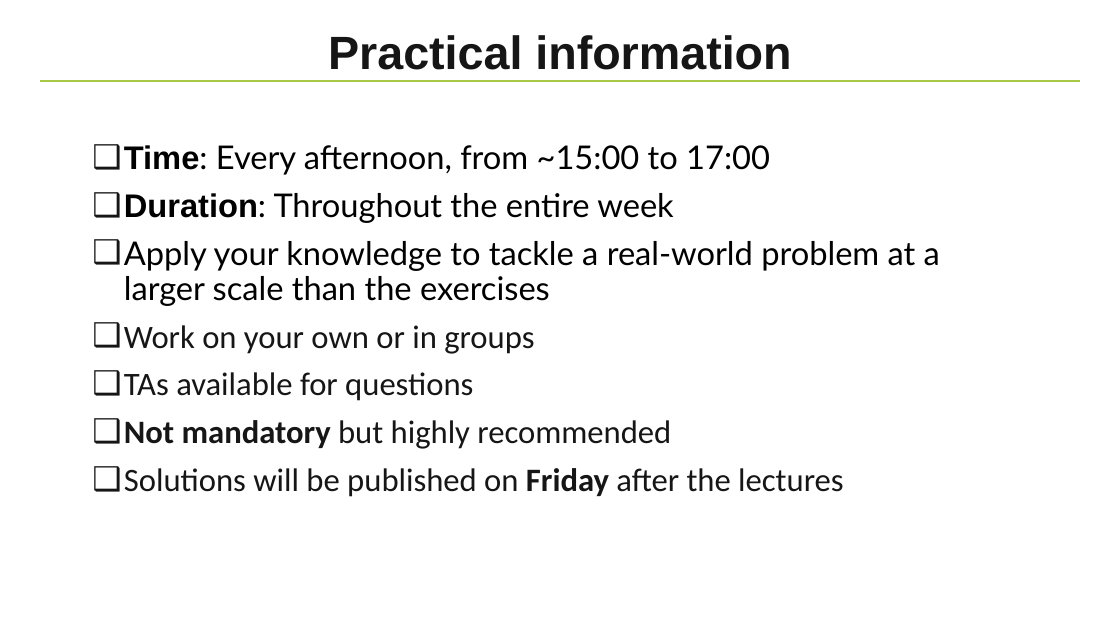
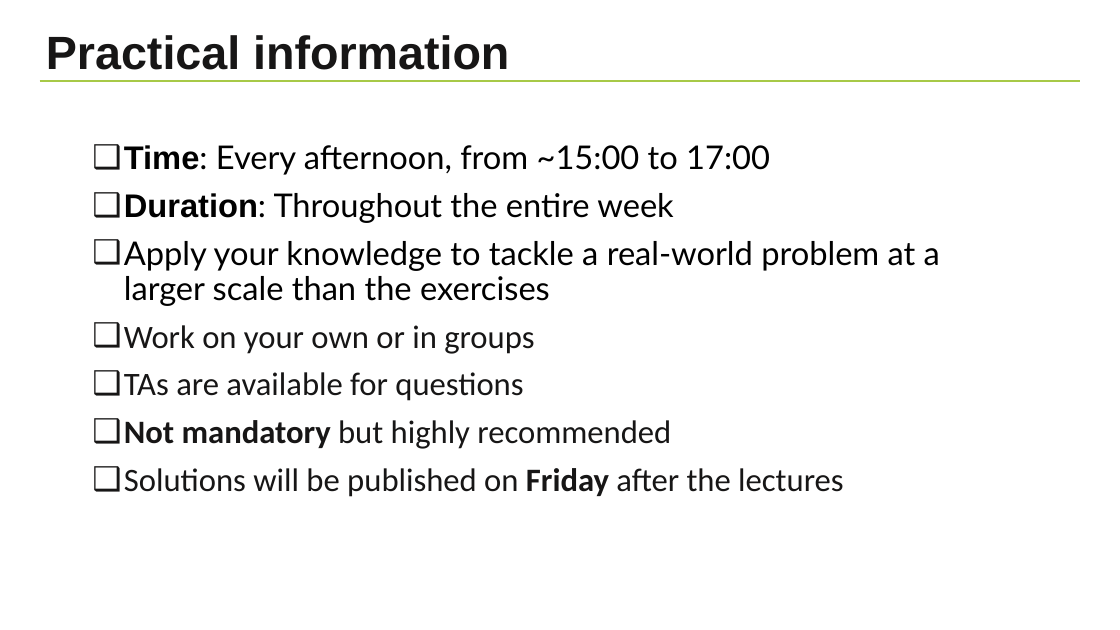
Before and after one commit to NBISweden/workshop-python, a slide deck: slide 2 of lectures/Project.pptx. Drawn at 1120x630 pixels with LibreOffice and Linux fonts; fonts in the diff are those of the drawing; background and template pictures are left out. Boxes give left, top, right and bottom in pixels: in the first picture for what was removed or moved away, otherwise in the second. Text is boxed around its words. In the diff, an @@ line names an element or a change of style, - is before the commit and + after.

```diff
--- a/lectures/Project.pptx
+++ b/lectures/Project.pptx
@@ title "Practical information" at (x1=46, y1=35, x2=509, y2=70): alignment centre to left @@
@@ text at (x1=124, y1=372, x2=523, y2=401): text changed @@
-❑ TAs available for questions
+❑ TAs are available for questions
```
Also in this commit, not shown: 11 other slides changed, 2 slides added, 1 other file.
